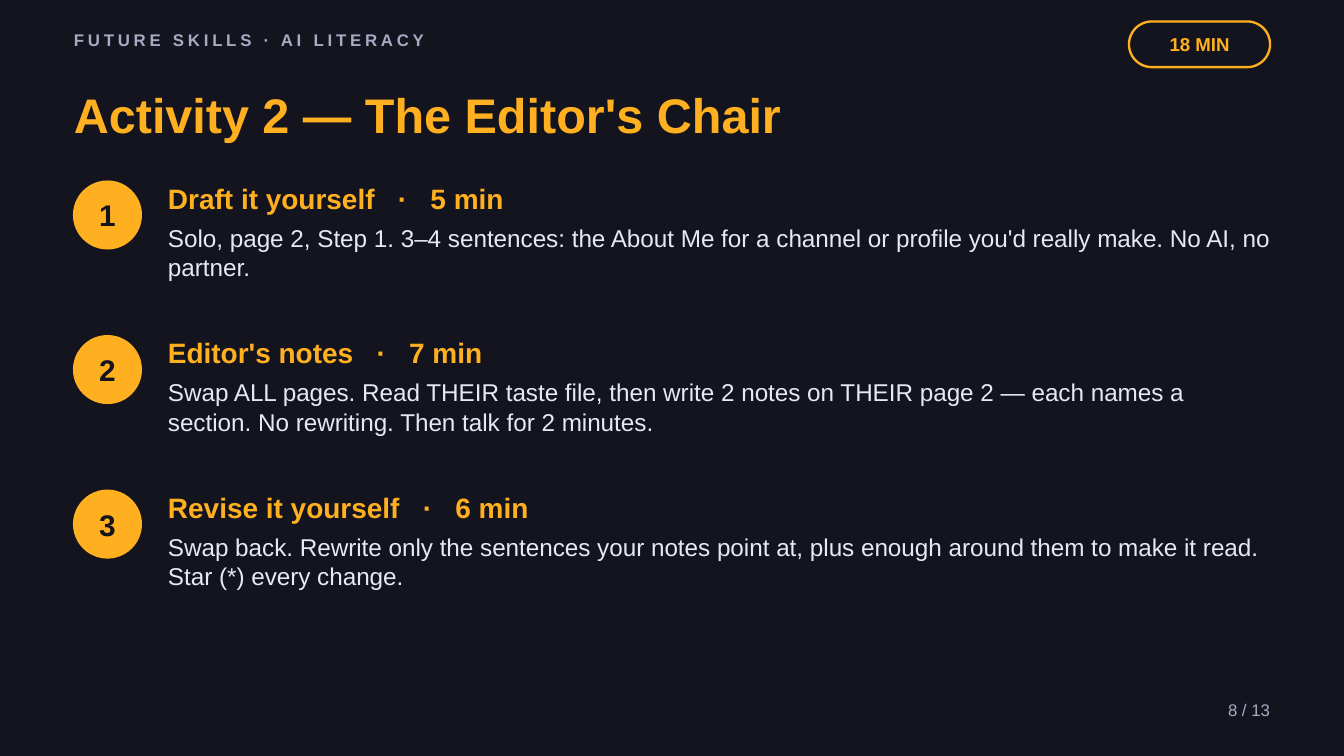
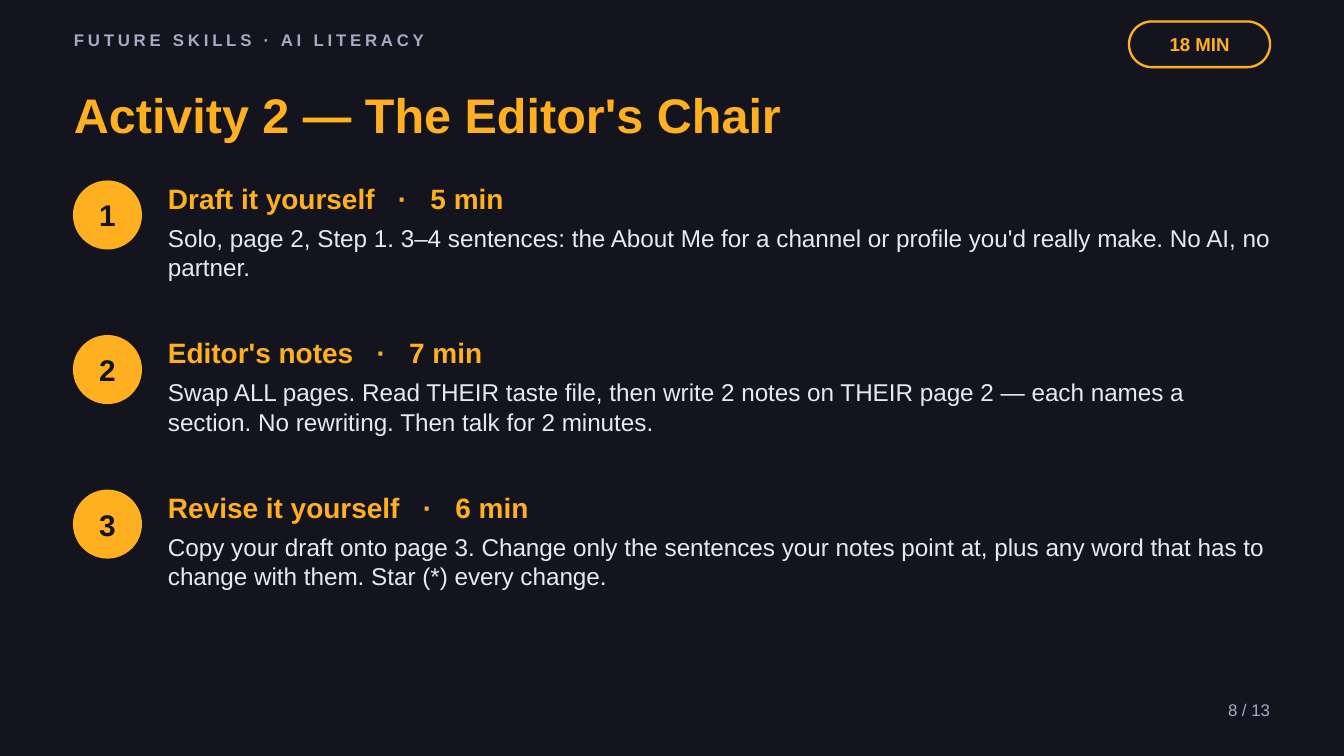
Before and after one commit to phiunit/tptphi, a slide deck: slide 8 of products/ai-taste-file/dist/Teach AI Your Taste - Slides.pptx. Drawn at 1344x756 pixels with LibreOffice and Linux fonts; fonts in the diff are those of the drawing. Boxes give left, top, right and bottom in pixels: in the first picture for what was removed or moved away, otherwise in the second. Text is boxed around its words. In the diff, an @@ line names an element or a change of style, - is before the commit and + after.

```diff
--- a/products/ai-taste-file/dist/Teach AI Your Taste - Slides.pptx
+++ b/products/ai-taste-file/dist/Teach AI Your Taste - Slides.pptx
@@ text at (168,538,1263,590): text changed @@
-Swap back. Rewrite only the sentences your notes point at, plus enough around them to make it read. Star (*) every change.
+Copy your draft onto page 3. Change only the sentences your notes point at, plus any word that has to change with them. Star (*) every change.
```
Also in this commit, not shown: 8 other slides changed, 35 other files.
